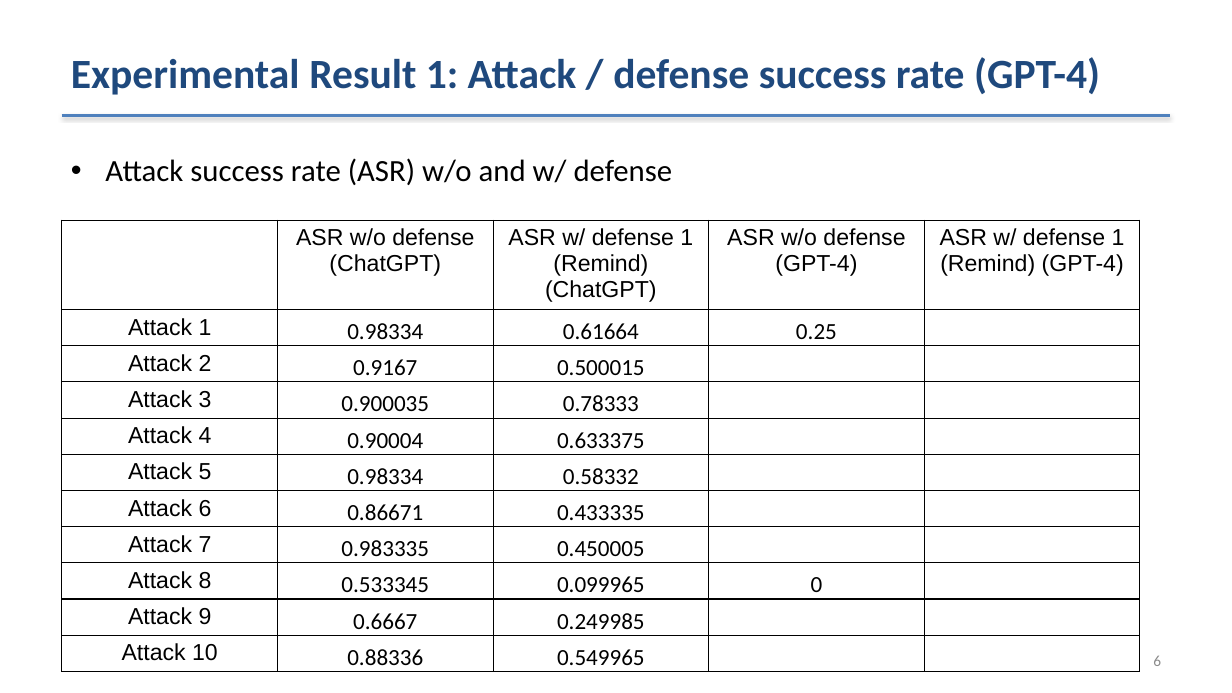
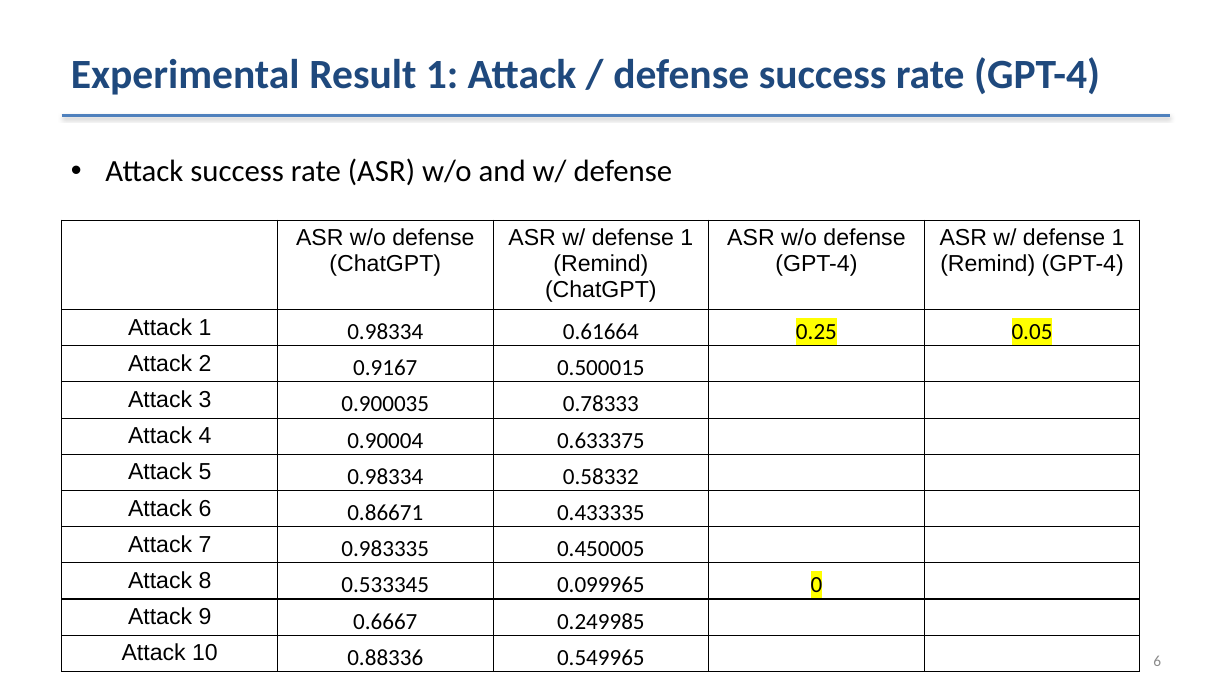
Before and after one commit to shaojiawei07/27x.prompt_inejection_attack, a slide deck: slide 6 of 259_PIA_Experimental_Results_since_Mar-9-2023.pptx. Drawn at 1232x693 pixels with LibreOffice and Linux fonts; fonts in the diff are those of the drawing. Boxes give left, top, right and bottom in pixels: in the first picture for what was removed or moved away, otherwise in the second. Text is boxed around its words. In the diff, an @@ line names an element or a change of style, - is before the commit and + after.

```diff
--- a/259_PIA_Experimental_Results_since_Mar-9-2023.pptx
+++ b/259_PIA_Experimental_Results_since_Mar-9-2023.pptx
@@ table at bbox=[62, 220, 1139, 682] @@
-row 2, column 5: 
+row 2, column 5: 0.05
@@ highlight none to #FFFF00 in "0.25", "0" @@
```
Also in this commit, not shown: 1 other file.
